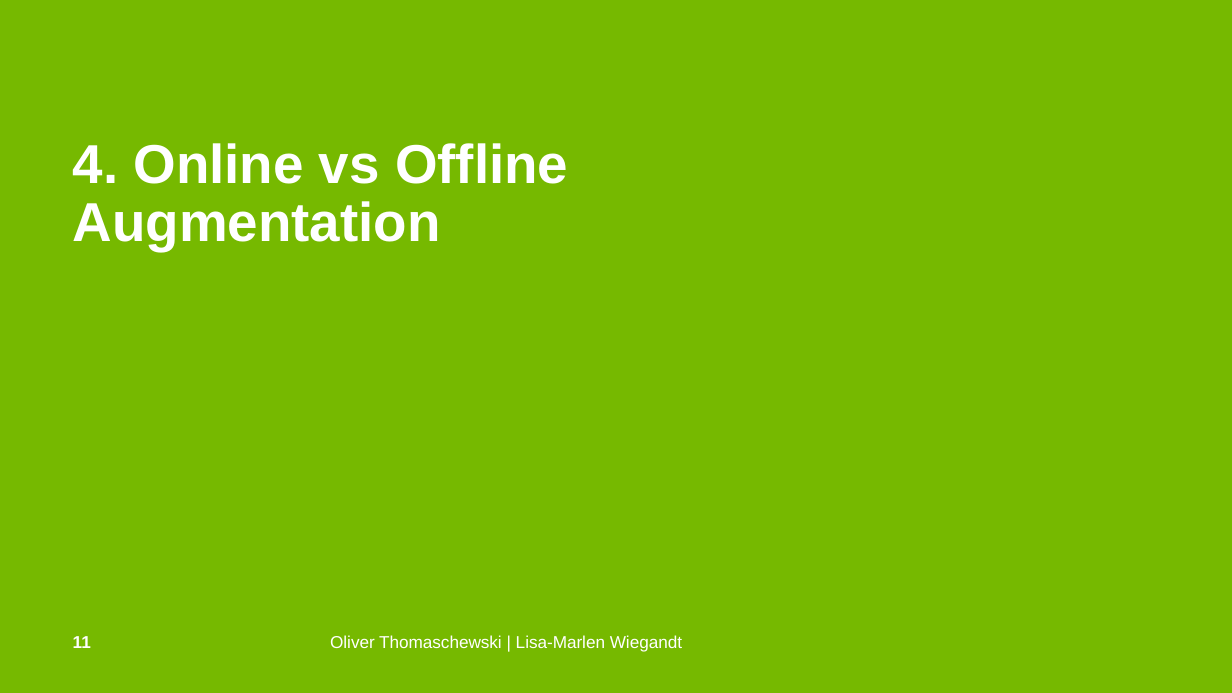
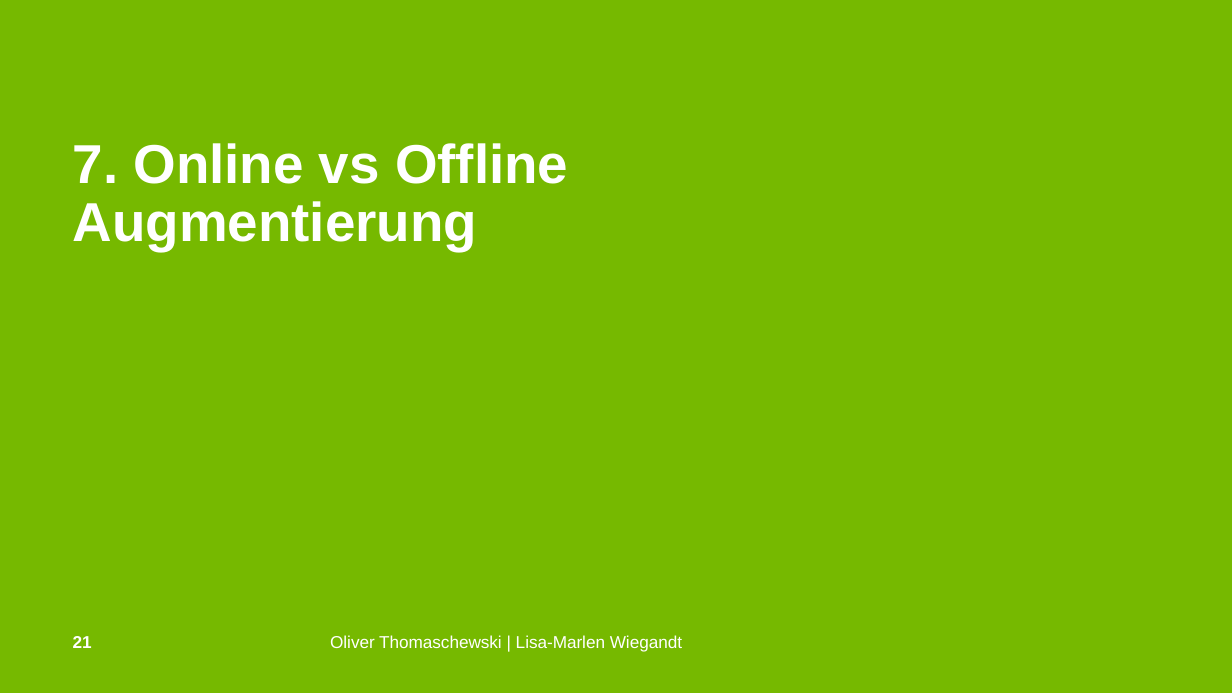
Before and after one commit to OliverThomaschewski/data_augmentation, a slide deck: slide 21 of Präsi.pptx (slide 11 before the commit). Drawn at 1232x693 pixels with LibreOffice and Linux fonts; fonts in the diff are those of the drawing; background and template pictures are left out. Boxes give left, top, right and bottom in pixels: in the first picture for what was removed or moved away, otherwise in the second. Text is boxed around its words. In the diff, an @@ line names an element or a change of style, - is before the commit and + after.

```diff
--- a/Präsi.pptx
+++ b/Präsi.pptx
@@ title at (73, 143, 568, 251): text changed @@
-4. Online vs Offline Augmentation
+7. Online vs Offline Augmentierung
@@ page number at (73, 636, 92, 648): text changed @@
-11
+21
```
Also in this commit, not shown: 11 other slides changed, 12 slides added, 1 slide removed, 1 other file.
